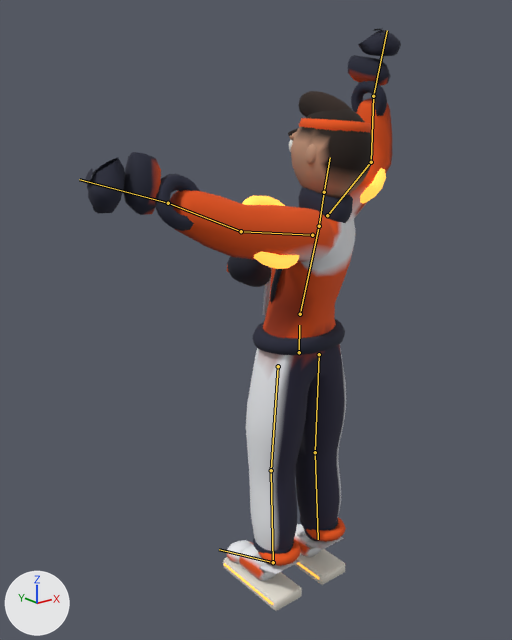
Two versions of the glTF model assets/models/avatar_orange_rig_quest.glb, one commit apart.
Both versions are drawn from a camera (50 mm lens) standing at (-1.57, -1.72, 1.77) and looking at (-0.05, 0.18, 1.01). The lights are fixed; the arrows at lower left show +X, +Y and +Z. The first picture is the older version. Both versions are drawn at frame 6 of the action 'Lancer'; the numbers are the values there. The bones that change, and the others that lie on the model, are drawn over the model as lines.

Names of what the first picture shows: 'Personnage'.
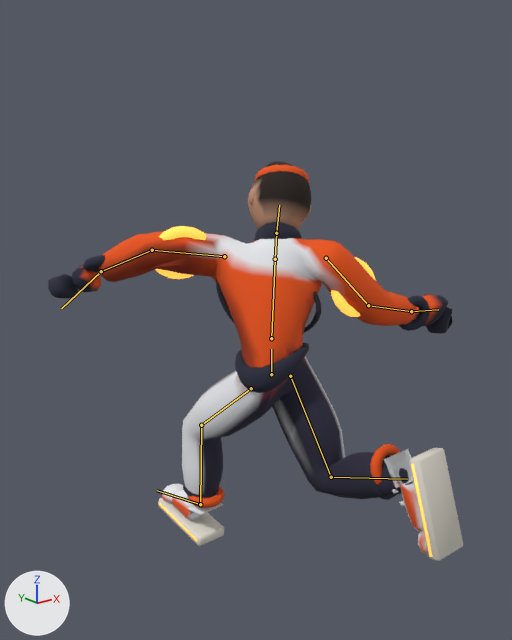
The change, as JSON lines over the scene's bpy script:
```json
{"block": "bone_hanches", "where": "bone_hanches = bpy.data.objects['Rig'].pose.bones['Hanches']"}
{"op": "set", "path": "bone_hanches.location", "old": "(0.0, 0.0, 0.0)", "new": "(0.0, -0.129, -0.149)"}
{"block": "bone_cuisse_d", "where": "bone_cuisse_d = bpy.data.objects['Rig'].pose.bones['Cuisse.D']  # child of 'Hanches'"}
{"op": "set", "path": "bone_cuisse_d.rotation_quaternion", "old": "(1.0, 0.0, 0.0, 0.0)", "new": "(-0.953, 0.304, 0.01, 0.009)", "note": "degrees (0, 0, 0) -> degrees (-35, -1, -1)"}
{"block": "bone_tibia_d", "where": "bone_tibia_d = bpy.data.objects['Rig'].pose.bones['Tibia.D']  # child of 'Cuisse.D'"}
{"op": "set", "path": "bone_tibia_d.rotation_quaternion", "old": "(1.0, 0.0, 0.0, 0.0)", "new": "(0.799, -0.601, -0.011, -0.012)", "note": "degrees (0, 0, 0) -> degrees (-74, -2, 0)"}
{"block": "bone_cuisse_g", "where": "bone_cuisse_g = bpy.data.objects['Rig'].pose.bones['Cuisse.G']  # child of 'Hanches'"}
{"op": "set", "path": "bone_cuisse_g.rotation_quaternion", "old": "(1.0, 0.0, 0.0, 0.0)", "new": "(0.916, 0.401, -0.013, -0.012)", "note": "degrees (0, 0, 0) -> degrees (47, -1, -2)"}
{"block": "bone_tibia_g", "where": "bone_tibia_g = bpy.data.objects['Rig'].pose.bones['Tibia.G']  # child of 'Cuisse.G'"}
{"op": "set", "path": "bone_tibia_g.rotation_quaternion", "old": "(1.0, 0.0, 0.0, 0.0)", "new": "(0.935, -0.355, 0.007, 0.007)", "note": "degrees (0, 0, 0) -> degrees (-42, 1, 0)"}
{"block": "bone_dos", "where": "bone_dos = bpy.data.objects['Rig'].pose.bones['Dos']  # child of 'Hanches'"}
{"op": "set", "path": "bone_dos.rotation_quaternion", "old": "(0.94, 0.08, 0.331, -0.032)", "new": "(0.885, -0.283, -0.354, -0.107)", "note": "degrees (9, 39, -1) -> degrees (-36, -43, 1)"}
{"block": "bone_bras_d", "where": "bone_bras_d = bpy.data.objects['Rig'].pose.bones['Bras.D']  # child of 'Dos'"}
{"op": "set", "path": "bone_bras_d.rotation_quaternion", "old": "(0.692, 0.284, -0.017, -0.661)", "new": "(0.753, 0.116, 0.557, 0.329)", "note": "degrees (26, 21, -82) -> degrees (57, 50, 76)"}
{"block": "bone_avantbras_d", "where": "bone_avantbras_d = bpy.data.objects['Rig'].pose.bones['AvantBras.D']  # child of 'Bras.D'"}
{"op": "set", "path": "bone_avantbras_d.rotation_quaternion", "old": "(0.873, 0.322, -0.062, -0.361)", "new": "(0.946, 0.201, 0.213, 0.14)", "note": "degrees (38, 7, -43) -> degrees (28, 20, 22)"}
{"block": "bone_bras_g", "where": "bone_bras_g = bpy.data.objects['Rig'].pose.bones['Bras.G']  # child of 'Dos'"}
{"op": "set", "path": "bone_bras_g.rotation_quaternion", "old": "(0.845, 0.454, -0.242, -0.144)", "new": "(0.904, -0.044, 0.184, 0.383)", "note": "degrees (61, -16, -29) -> degrees (4, 22, 47)"}
{"block": "bone_avantbras_g", "where": "bone_avantbras_g = bpy.data.objects['Rig'].pose.bones['AvantBras.G']  # child of 'Bras.G'"}
{"op": "set", "path": "bone_avantbras_g.rotation_quaternion", "old": "(0.987, 0.1, -0.106, -0.069)", "new": "(0.862, 0.314, -0.333, -0.219)", "note": "degrees (12, -11, -9) -> degrees (50, -26, -41)"}
{"block": "bone_tete", "where": "bone_tete = bpy.data.objects['Rig'].pose.bones['Tete']  # child of 'Cou'"}
{"op": "set", "path": "bone_tete.rotation_quaternion", "old": "(0.968, 0.0, -0.252, -0.005)", "new": "(0.974, 0.1, 0.204, -0.017)", "note": "degrees (0, -29, -1) -> degrees (12, 24, 0)"}
```

Where the change shows, as pixel boxes (x1, y1, x2, y2) in the pictures (512 x 640 px):
```json
{"object": "Personnage", "change": "posed", "before": [85, 29, 401, 611], "after": [48, 161, 463, 561], "on screen": "31% wider, 31% shorter"}
{"bone": "Hanches", "before": "(299, 352) to (299, 325)", "after": "(271, 374) to (271, 349)"}
{"bone": "Cuisse.D", "before": "(319, 354) to (315, 452)", "after": "(290, 376) to (331, 477)"}
{"bone": "Tibia.D", "before": "(315, 452) to (318, 539)", "after": "(331, 477) to (407, 479)"}
{"bone": "Cuisse.G", "before": "(278, 366) to (271, 470)", "after": "(251, 388) to (201, 425)"}
{"bone": "Tibia.G", "before": "(271, 470) to (273, 562)", "after": "(201, 425) to (200, 504)"}
{"bone": "Dos", "before": "(300, 314) to (319, 226)", "after": "(271, 338) to (275, 259)"}
{"bone": "Bras.D", "before": "(327, 215) to (371, 162)", "after": "(326, 258) to (368, 305)"}
{"bone": "AvantBras.D", "before": "(371, 162) to (373, 96)", "after": "(368, 305) to (411, 311)"}
{"bone": "Bras.G", "before": "(312, 235) to (241, 231)", "after": "(224, 256) to (152, 250)"}
{"bone": "AvantBras.G", "before": "(241, 231) to (168, 203)", "after": "(152, 250) to (101, 271)"}
{"bone": "Tete", "before": "(324, 192) to (330, 157)", "after": "(276, 233) to (279, 205)"}
```
